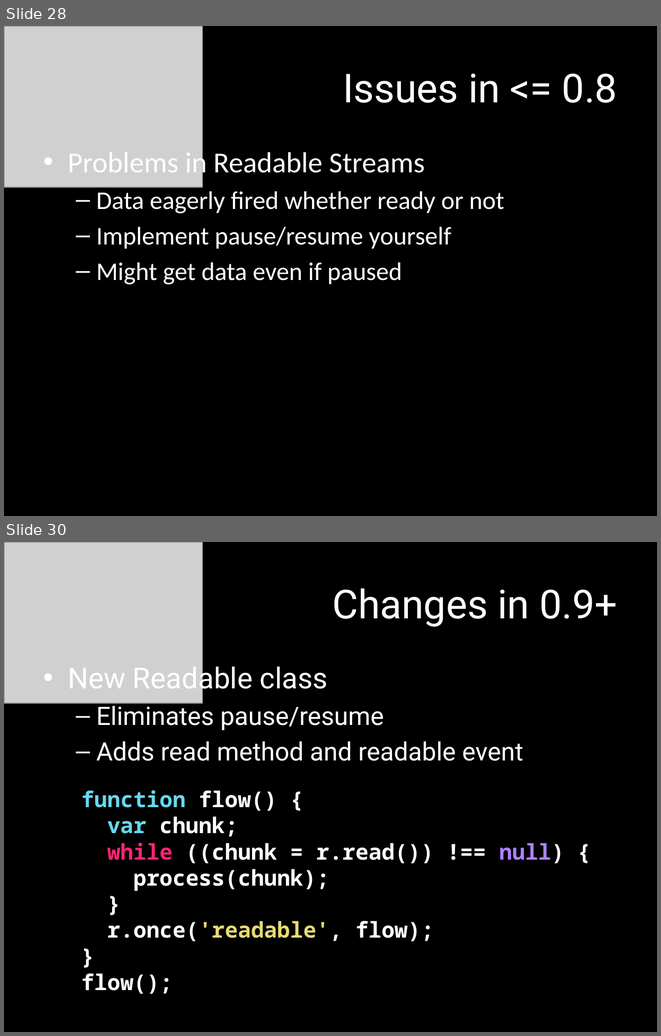
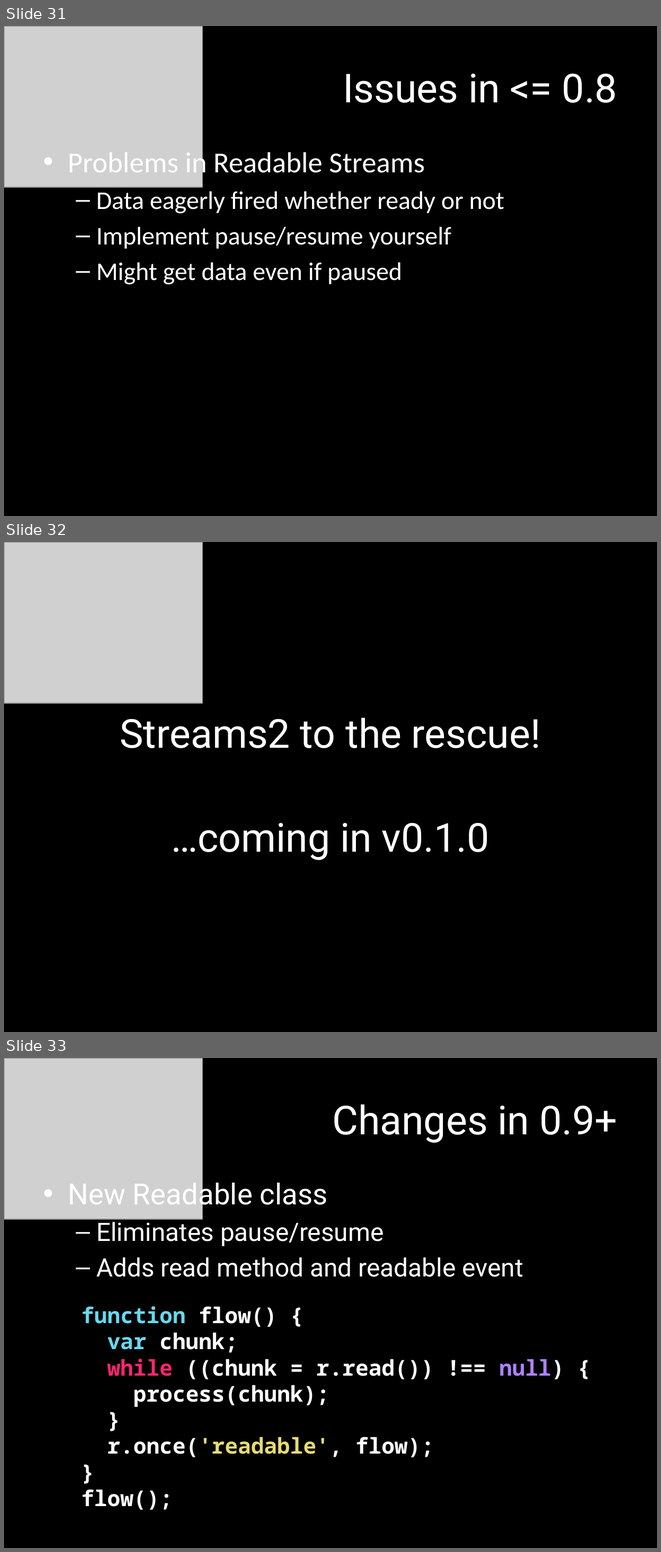
Before and after one commit to mattpodwysocki/SDC2013, a slide deck: SDC2013.pptx. Shown one above the other, each under a label of ours: slides 28 and 30 before the commit, slides 31, 32 and 33 after it; the slides between them are not shown. The pictures are 661x1036 and 661x1552 pixels, drawn with LibreOffice and Linux fonts; fonts in the diff are those of the drawing; grey boxes stand for pictures. Boxes give left, top, right and bottom in pixels: in the first picture for what was removed or moved away, otherwise in the second. Text is boxed around its words. In the diff, an @@ line names an element or a change of style, - is before the commit and + after.

```diff
--- a/SDC2013.pptx
+++ b/SDC2013.pptx
@@ slide 32 added at (4, 542, 657, 1032), background #000000 @@
@@ picture added at (4, 542, 203, 703) @@
@@ text added at (120, 717, 541, 748), 44 pt, text #FFFFFF @@
+Streams2 to the rescue!
@@ text added at (171, 822, 489, 860), 44 pt, text #FFFFFF @@
+…coming in v0.1.0
@@ what was slide 28 is now slide 31 @@
@@ what was slide 30 is now slide 33 @@
```
Also in this commit, not shown: 1 slide changed, 7 other slides added, 1 slide removed.
